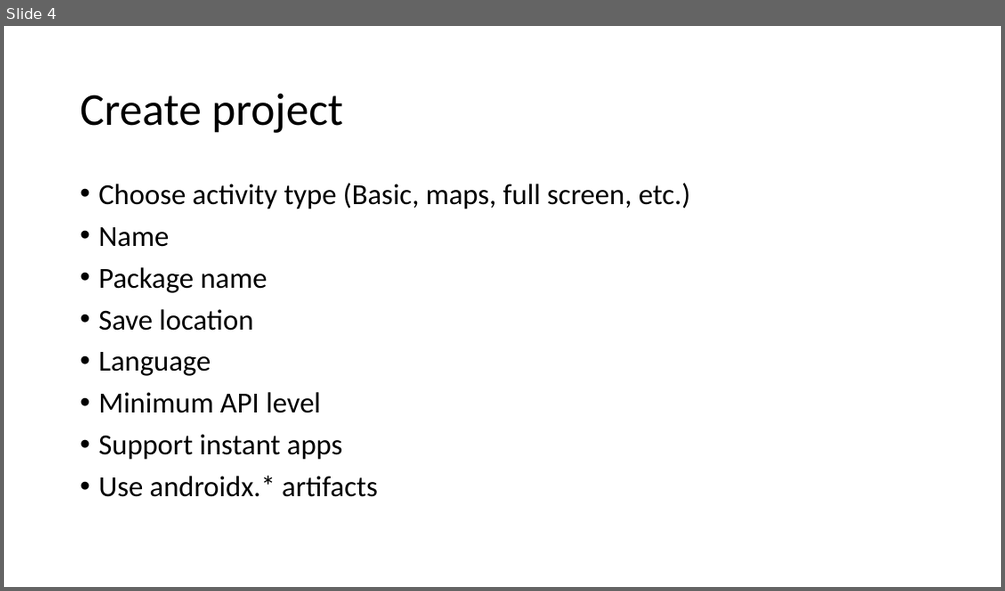
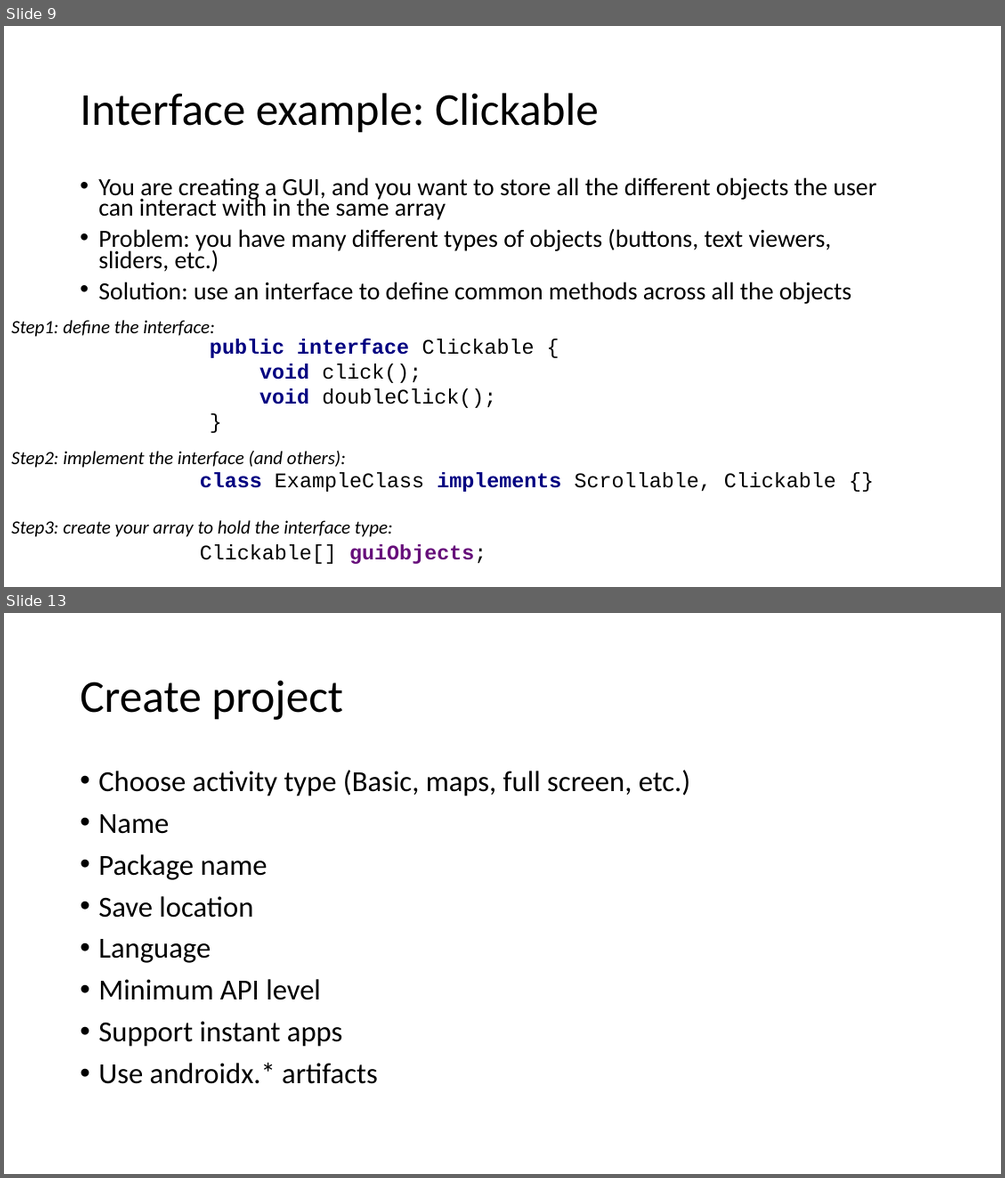
Before and after one commit to russellu/cs230, a slide deck: Lecture_HelloWorld.pptx. Shown one above the other, each under a label of ours: slide 4 before the commit, slides 9 and 13 after it; the slides between them are not shown. The pictures are 1005x591 and 1005x1178 pixels, drawn with LibreOffice and Linux fonts; fonts in the diff are those of the drawing. Boxes give left, top, right and bottom in pixels: in the first picture for what was removed or moved away, otherwise in the second. Text is boxed around its words. In the diff, an @@ line names an element or a change of style, - is before the commit and + after.

```diff
--- a/Lecture_HelloWorld.pptx
+++ b/Lecture_HelloWorld.pptx
@@ slide 9 added at (x1=4, y1=26, x2=1001, y2=587), background #FFFFFF @@
@@ title added at (x1=80, y1=93, x2=599, y2=133), 44 pt, text #000000 @@
+Interface example: Clickable
@@ text added at (x1=98, y1=177, x2=877, y2=304), 23.8 pt, text #000000 @@
+• You are creating a GUI, and you want to store all the different objects the user can interact with in the same array
+• Problem: you have many different types of objects (buttons, text viewers, sliders, etc.)
+• Solution: use an interface to define common methods across all the objects
@@ text added at (x1=11, y1=320, x2=215, y2=337), 18 pt, text #000000, italic @@
+Step1: define the interface:
@@ text added at (x1=210, y1=338, x2=534, y2=408), 20 pt, text #000000 @@
+public interface Clickable {
+void click();
+void doubleClick();
+}
@@ text added at (x1=11, y1=451, x2=346, y2=467), 18 pt, text #000000, italic @@
+Step2: implement the interface (and others):
@@ text added at (x1=200, y1=472, x2=836, y2=491), 20 pt, text #000000 @@
+class ExampleClass implements Scrollable, Clickable {}
@@ text added at (x1=11, y1=520, x2=393, y2=537), 18 pt, text #000000, italic @@
+Step3: create your array to hold the interface type:
@@ text added at (x1=200, y1=545, x2=486, y2=564), 20 pt, text #000000 @@
+Clickable[] guiObjects;
@@ what was slide 4 is now slide 13 @@
```
Also in this commit, not shown: 4 slides changed, 12 other slides added, 10 slides removed, 3 other files.
